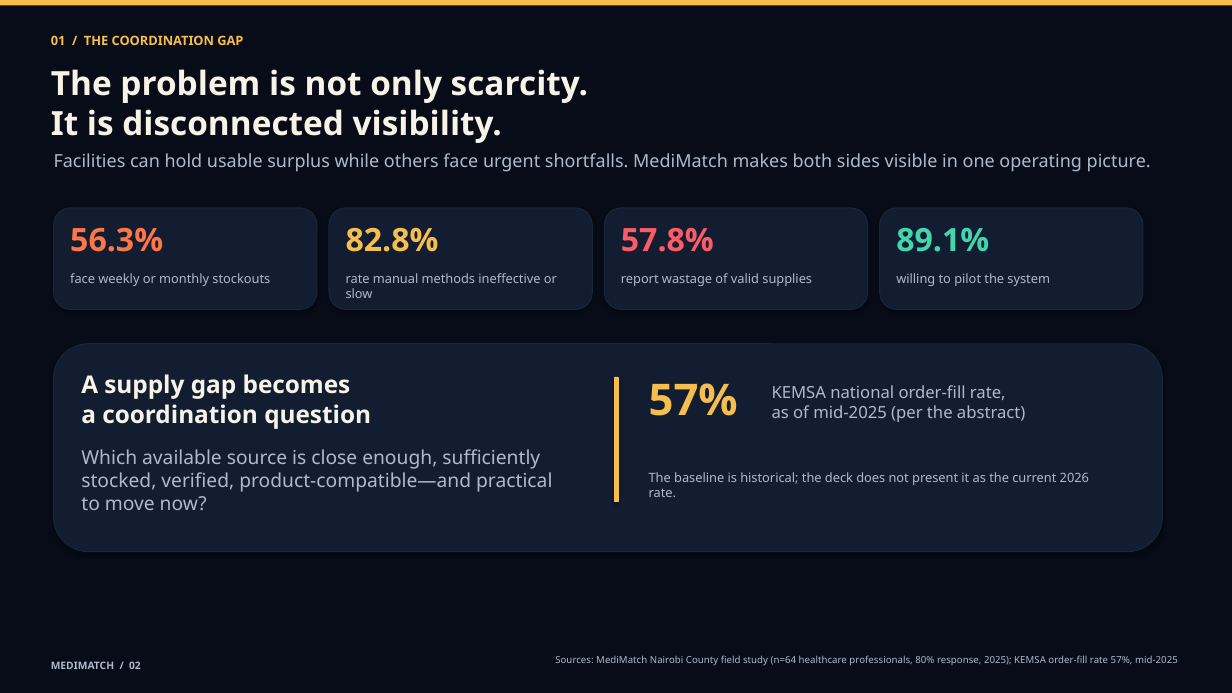
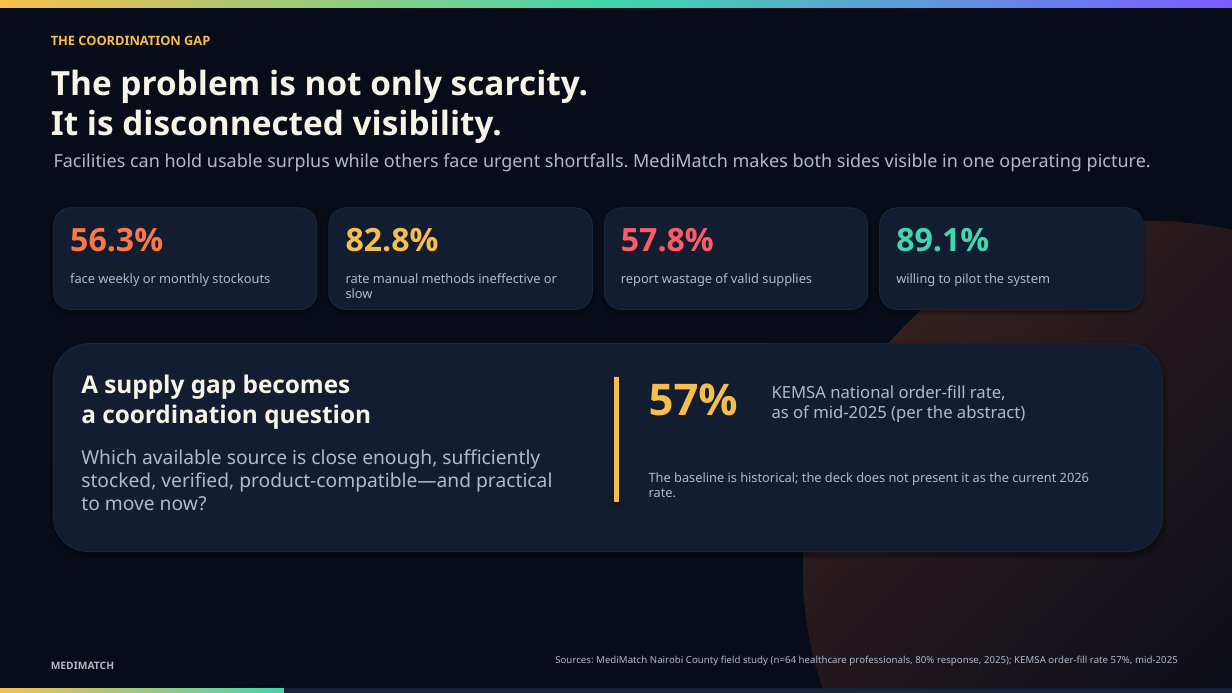
Before and after one commit to lesnargitonga/MediMatch, a slide deck: slide 3 of presentation/MediMatch_Conference_Deck.pptx (slide 2 before the commit). Drawn at 1232x693 pixels with LibreOffice and Linux fonts; fonts in the diff are those of the drawing. Boxes give left, top, right and bottom in pixels: in the first picture for what was removed or moved away, otherwise in the second. Text is boxed around its words. In the diff, an @@ line names an element or a change of style, - is before the commit and + after.

```diff
--- a/presentation/MediMatch_Conference_Deck.pptx
+++ b/presentation/MediMatch_Conference_Deck.pptx
@@ rectangle at [0,0,1232,8]: fill #F6BE4C to gradient #F6BE4C to #43D5AE to #7C5CFF @@
@@ text at [51,35,210,45]: text changed @@
-01 / THE COORDINATION GAP
+THE COORDINATION GAP
@@ ellipse added at [804,222,1232,693], fill gradient #FF7744 to #070C18 @@
@@ rectangle added at [0,689,1232,693], fill #1A263B @@
@@ rectangle added at [0,689,285,693], fill gradient #F6BE4C to #43D5AE @@
@@ text at [51,661,114,669]: text changed @@
-MEDIMATCH / 02
+MEDIMATCH
```
Also in this commit, not shown: 9 other slides changed, 3 slides added, 2 other files.
